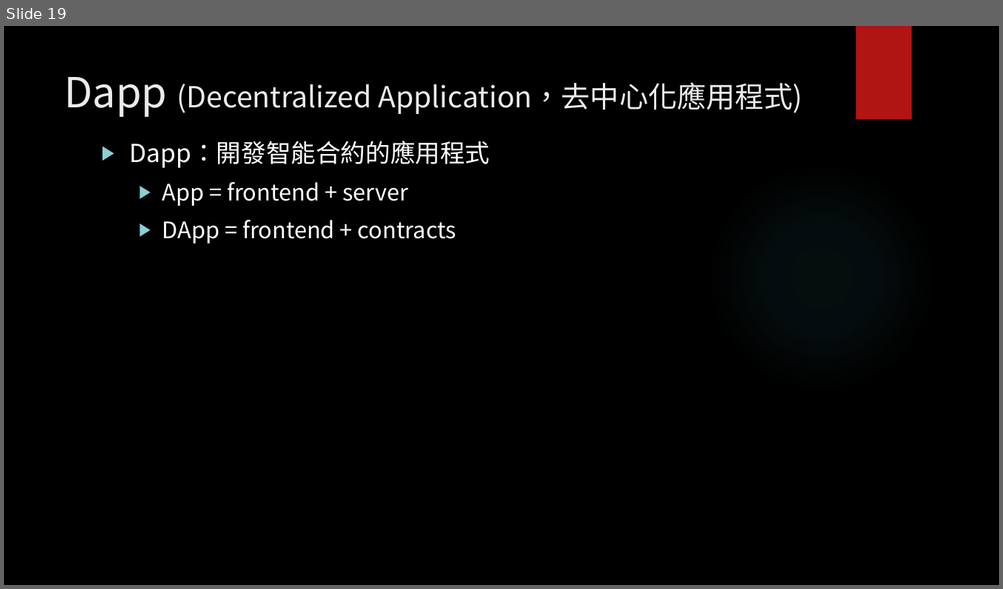
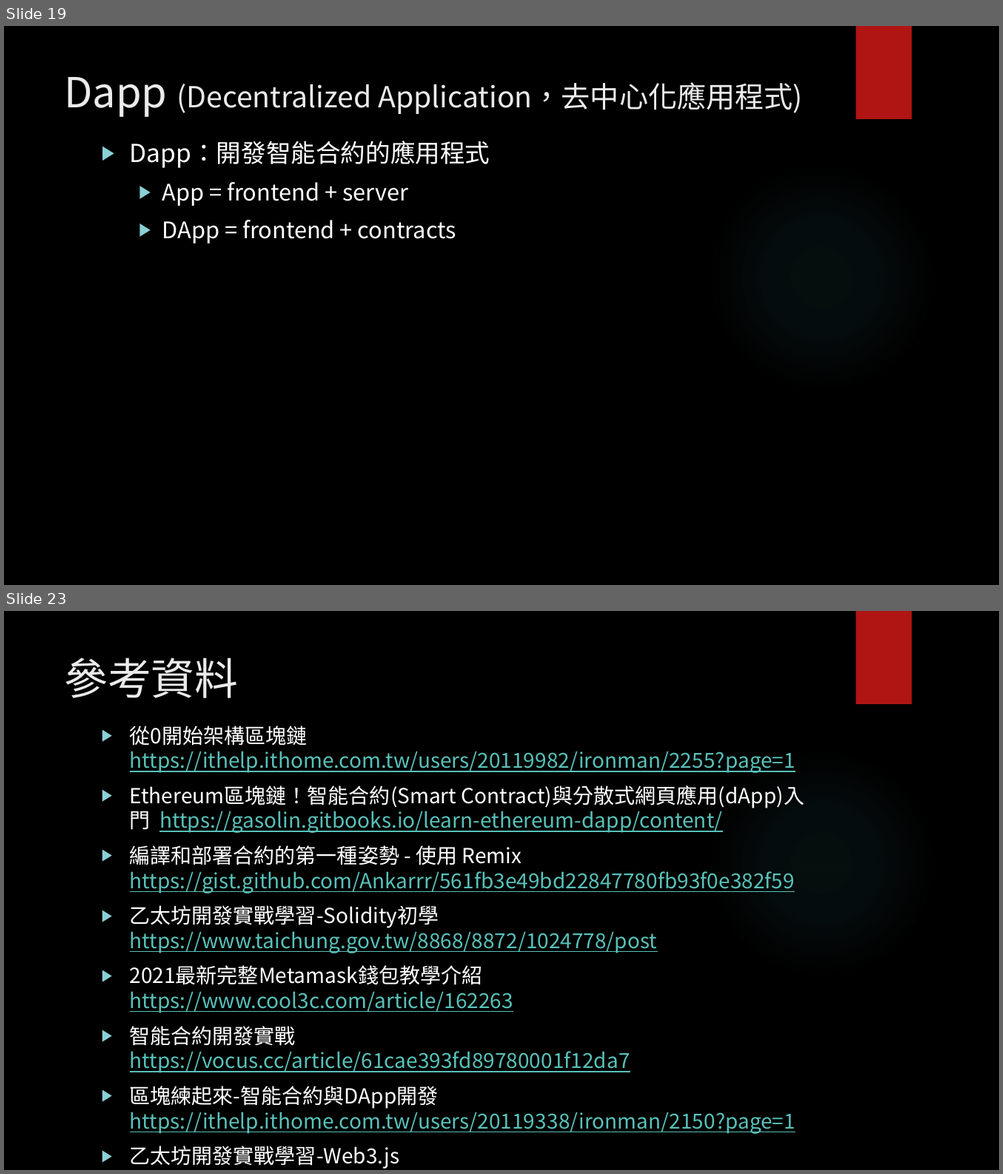
Before and after one commit to wtpai/DAppGit, a slide deck: 區塊鏈─智能合約實作.pptx. Shown one above the other, each under a label of ours: slide 19 before the commit, slides 19 and 23 after it; the slides between them are not shown. The pictures are 1003x589 and 1003x1174 pixels, drawn with LibreOffice and Linux fonts; fonts in the diff are those of the drawing; background and template pictures are left out. Boxes give left, top, right and bottom in pixels: in the first picture for what was removed or moved away, otherwise in the second. Text is boxed around its words. In the diff, an @@ line names an element or a change of style, - is before the commit and + after.

```diff
--- a/區塊鏈─智能合約實作.pptx
+++ b/區塊鏈─智能合約實作.pptx
@@ slide 23 added at bbox=[4, 611, 999, 1170], background picture (left out); not listed: 2 template elements that a slide beside it also shows @@
@@ title added at bbox=[64, 658, 238, 698], 42 pt, text #EBEBEB @@
+參考資料
@@ text added at bbox=[130, 726, 804, 1169], 20 pt, text #58C1BA, underline @@
+▶ 從0開始架構區塊鏈 https://ithelp.ithome.com.tw/users/20119982/ironman/2255?page=1
+▶ Ethereum區塊鏈！智能合約(Smart Contract)與分散式網頁應用(dApp)入門 https://gasolin.gitbooks.io/learn-ethereum-dapp/content/
+▶ 編譯和部署合約的第一種姿勢 - 使用 Remix https://gist.github.com/Ankarrr/561fb3e49bd22847780fb93f0e382f59
+▶ 乙太坊開發實戰學習-Solidity初學 https://www.taichung.gov.tw/8868/8872/1024778/post
+▶ 2021最新完整Metamask錢包教學介紹 https://www.cool3c.com/article/162263
+▶ 智能合約開發實戰
+  https://vocus.cc/article/61cae393fd89780001f12da7
+▶ 區塊練起來-智能合約與DApp開發 https://ithelp.ithome.com.tw/users/20119338/ironman/2150?page=1
+▶ 乙太坊開發實戰學習-Web3.js https://segmentfault.com/a/1190000015310963
```
Also in this commit, not shown: 8 slides changed, 2 other slides added, 13 other files.
